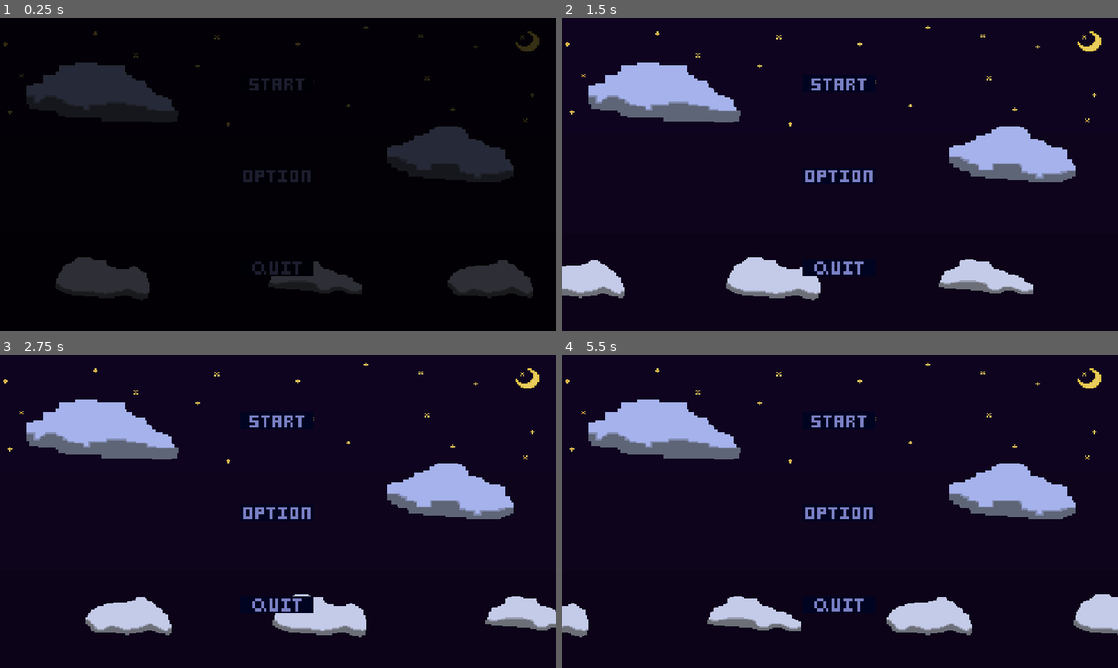
Above: before the commit, frames 1-4 (two rows, left to right).
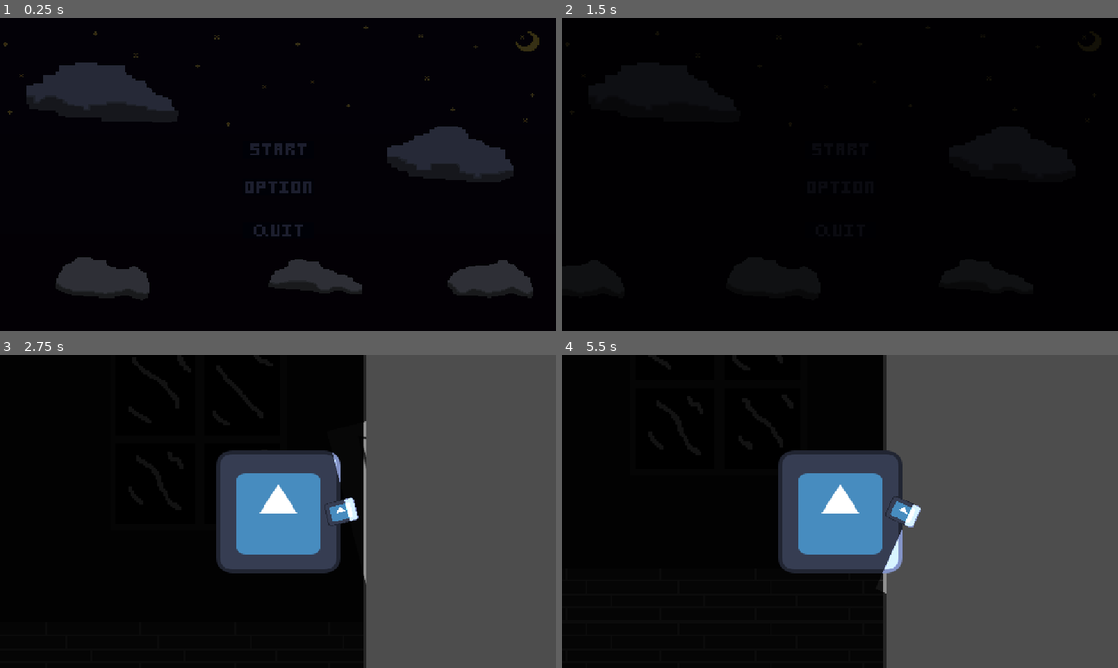
Above: after the commit, the same moments.

Repository: Menamejeff34/GameJam1
Game: Godot game, scene res://Scenes/TitleScreen/TitleScreen.tscn
Same seed, same stepped clock (60 frames per second), same inputs: the game is played once before the commit and once after it. The engine's default icon, where the game draws it, is replaced by a stand-in: a white triangle on a blue panel in a dark square.
Inputs (mouse positions are in pixels of both pictures, inside the frame that each line leads up to; where the layout moved, square brackets give the same spot in the first picture):
- Up to frame 1 (0.25 s): no input
- Up to frame 2 (1.5 s): click (840, 149) [840, 83] at 0.5 s; click (840, 149) [840, 83] at 1.25 s
- Up to frame 3 (2.75 s): tap Enter (ui_accept) at 2, 2.27 s; move the mouse to (400, 495) at 2.02 s; hold Right (ui_right) from 2.03 s (still down); tap O at 2.1 s; click (400, 495) at 2.17 s
- Up to frame 4 (5.5 s): release Right (ui_right) at 2.75 s; drag from (728, 527) to (812, 574) at 2.77 s; move the mouse to (895, 442) at 3.52 s; hold Left (ui_left) 3.53-4.25 s; tap Shift at 3.6 s; drag from (812, 574) to (673, 464) at 4.27 s; move the mouse to (1006, 558) at 5.02 s; hold Right (ui_right) from 5.03 s (still down); tap O at 5.1 s; tap Enter (ui_accept) at 5.27 s

The runs differ from the first frame. In frame 1, 1.3% of the frame differs, in the area x 43-57%, y 19-83%; in frame 2, 73%; in frame 3, 80%; in frame 4, 83%, in the area x 0-100%, y 0-100%.

Commit message:
Redone button layout for titlescreen

Diff:
--- a/nsjs/Scenes/Enemies/enemy_1_test.gd
+++ b/nsjs/Scenes/Enemies/enemy_1_test.gd
@@ -2,7 +2,8 @@
 
 @onready var ray_cast_right: RayCast2D = $RayCastRight
 @onready var ray_cast_left: RayCast2D = $RayCastLeft
-@onready var ray_cast_player: RayCast2D = $RayCastPlayer
+@onready var ray_cast_player_front: RayCast2D = $RayCastPlayerFront
+@onready var ray_cast_player_back: RayCast2D = $RayCastPlayerBack
 
 const SPEED := 300.0
 var direction := 1
@@ -25,12 +26,13 @@
 func patrol():
 	if ray_cast_right.is_colliding():
 		direction = -1
-		ray_cast_player.rotate(rad_to_deg(180))
+		ray_cast_player_front.rotate(rad_to_deg(180))
+		ray_cast_player_back.rotate(rad_to_deg(180))
 	elif ray_cast_left.is_colliding():
 		direction = 1
-		ray_cast_player.rotate(rad_to_deg(180))
-
-	if ray_cast_player.is_colliding():
+		ray_cast_player_front.rotate(rad_to_deg(180))
+		ray_cast_player_back.rotate(rad_to_deg(180))
+	if ray_cast_player_front.is_colliding() or ray_cast_player_back.is_colliding():
 		player_found = true
 
 
--- a/nsjs/Scenes/Enemies/enemy_1_test.tscn
+++ b/nsjs/Scenes/Enemies/enemy_1_test.tscn
@@ -20,8 +20,12 @@
 target_position = Vector2(103, 0)
 collision_mask = 2
 
-[node name="RayCastPlayer" type="RayCast2D" parent="."]
+[node name="RayCastPlayerFront" type="RayCast2D" parent="."]
 target_position = Vector2(689, 0)
+collision_mask = 128
+
+[node name="RayCastPlayerBack" type="RayCast2D" parent="."]
+target_position = Vector2(-162, 0)
 collision_mask = 128
 
 [node name="RayCastLeft" type="RayCast2D" parent="."]
--- a/nsjs/Scenes/TitleScreen/TitleScreen.tscn
+++ b/nsjs/Scenes/TitleScreen/TitleScreen.tscn
@@ -102,7 +102,7 @@
 offset_left = 541.0
 offset_top = 214.0
 offset_right = 613.0
-offset_bottom = 438.0
+offset_bottom = 464.0
 alignment = 1
 
 [node name="Start Button" type="Button" parent="Control/VBoxContainer"]
@@ -146,4 +146,5 @@
 scale = Vector2(11.1719, 6.29688)
 texture = ExtResource("1_f6ya5")
 
+[connection signal="pressed" from="Control/VBoxContainer/Start Button" to="." method="_on_start_button_pressed"]
 [connection signal="pressed" from="Control/VBoxContainer/Quit Button" to="." method="_on_quit_button_pressed"]
--- a/nsjs/Scenes/TitleScreen/title_screen.gd
+++ b/nsjs/Scenes/TitleScreen/title_screen.gd
@@ -37,3 +37,10 @@
 	var timer = get_tree().create_timer(1)
 	await timer.timeout
 	get_tree().quit()
+
+
+func _on_start_button_pressed() -> void:
+	animation_player.play("Fade In")
+	var timer = get_tree().create_timer(1)
+	await timer.timeout
+	get_tree().change_scene_to_file("res://Scenes/DebugRoom/debug_room.tscn")
Binary file changed: nsjs/Scenes/TitleScreen/OptionButton1.png
Binary file changed: nsjs/Scenes/TitleScreen/OptionButton2.png
Binary file changed: nsjs/Scenes/TitleScreen/QuitButton1.png
Binary file changed: nsjs/Scenes/TitleScreen/QuitButton2.png
Binary file changed: nsjs/Scenes/TitleScreen/StartButton1.png
Binary file changed: nsjs/Scenes/TitleScreen/StartButton2.png
Not shown, added: nsjs/export_presets.cfg
Not shown, added: nsjs/builds(test)/.DS_Store
